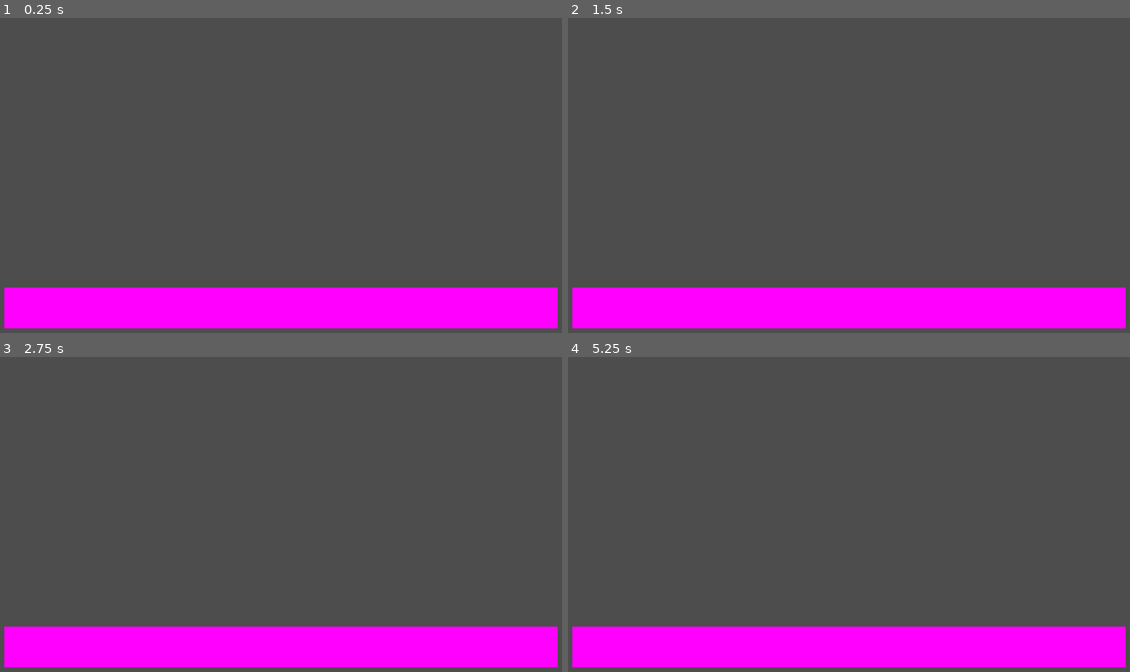
Above: before the commit, frames 1-4 (two rows, left to right).
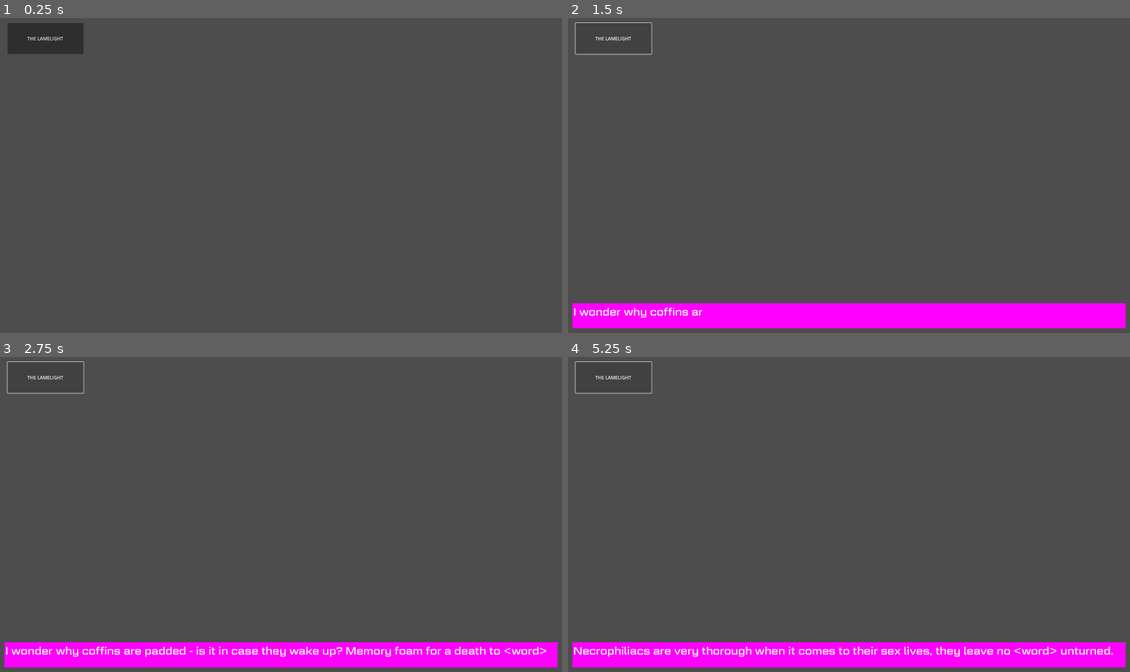
Above: after the commit, the same moments.

Repository: nany-d/the_lamelight
Game: Godot game, scene res://game/world.tscn
Two runs of this game, one before a commit and one after it. Both use one fixed random seed, a clock stepped at 60 frames per second and the inputs below.
Inputs (mouse positions are in pixels of both pictures, inside the frame that each line leads up to):
- Up to frame 1 (0.25 s): no input
- Up to frame 2 (1.5 s): click (612, 36) at 0.5 s, where only the run after the commit has a clickable "THE LAMELIGHT"; click (612, 36) at 1.25 s, where only the run after the commit has a clickable "THE LAMELIGHT"
- Up to frame 3 (2.75 s): click (44, 375) at 2 s, where only the run after the commit has a clickable "THE LAMELIGHT"
- Up to frame 4 (5.25 s): tap Enter at 3.5 s

The runs differ from the first frame. In frame 1, 14% of the frame differs, in the area x 0-100%, y 1-99%; in frame 2, 5.4%; in frame 3, 6.3%; in frame 4, 6.3%.

Commit message:
dialog logic

Diff:
--- a/scripts/Dialog.gd
+++ /dev/null
@@ -1,239 +0,0 @@
-extends Control
-
-export var dialogPath = ""
-export (float) var textSpeed = 0.05
-
-onready var timer = $Timer
-onready var character_name = $Name
-onready var text = $Text
-onready var portrait = $Portrait
-onready var indicator = $Arrow
-onready var indicatortext1 = $Arrow/RichTextLabel
-onready var indicatortext2 = $Arrow/RichTextLabel2
-onready var player = get_node("/root/World/YSort/Player")
-onready var audio = $AudioStreamPlayer
-onready var pauseMenu = get_node("/root/World/Hud/Control/PauseDialog")
-onready var ui = get_node("/root/World/CanvasLayer/Popup")
-
-var dialog
-
-var phraseNum = 0
-var finished = false
-var count = 0
-
-signal death_evasion
-
-func _ready():
-	timer.wait_time = textSpeed
-	$Kimer.start()
-
-func _process(_delta):
-	indicator.visible = finished
-	if Input.is_action_just_pressed("start") && count == 1:
-		$Kimer2.start()
-	if Input.is_action_just_pressed("attack") && visible == true:
-		if finished:
-			nextPhrase()
-		else:
-			text.visible_characters = len(text.text)
-	if Input.is_action_just_pressed("drink") && (audio.playing == true || finished == true):
-		player.state = player.states.MOVE
-		get_tree().paused = false
-		count = 0
-		emit_signal("death_evasion")
-		queue_free()
-
-func getDialog() -> Array:
-	var f = File.new()
-	assert(f.file_exists(dialogPath), "File path does not exist")
-
-	# Hellens angry dialog options
-	if dialogPath == "res://json city/intro3.json":
-		if TransitionMgr.HurtValue >= 9:
-			dialogPath = "res://json city/intro3ANGRE.json"
-	elif dialogPath == "res://json city/intro4.json":
-		if TransitionMgr.HurtValue >= 10:
-			dialogPath = "res://json city/intro4ANGRE.json"
-	elif dialogPath == "res://json city/hellenGearface.json":
-		if TransitionMgr.HurtValue >= 10:
-			dialogPath = "res://json city/hellenGearfaceANGRE.json"
-
-	# The Ending branching dialog options
-	elif dialogPath == "res://json city/puppetress.json":
-		if TransitionMgr.PlotValue >= 2:
-			dialogPath = "res://json city/puppetressWellMet.json"
-
-	f.open(dialogPath, File.READ)
-	var json = f.get_as_text()
-
-	var output = parse_json(json)
-
-	if typeof(output) == TYPE_ARRAY:
-		return output
-	else:
-		return []
-
-func nextPhrase() -> void:
-	audio.playing = true
-	player.state = player.states.IDLE
-	$Kimer3.start()
-	yield($Kimer3, "timeout")
-	count = 1
-	get_tree().paused = true
-	if phraseNum > 0:
-		indicatortext1.visible = false
-		indicatortext2.visible = false
-	if phraseNum >= len(dialog):
-		player.state = player.states.MOVE
-		get_tree().paused = false
-		count = 0
-		emit_signal("death_evasion")
-		queue_free()
-		return
-
-	finished = false
-
-	if dialog[phraseNum]["Name"] == "Hellen":
-		character_name.bbcode_text = "Mavis"
-	elif dialog[phraseNum]["Name"] == "The Puppeteer":
-		if PlayerStats.level == "Green Vales":
-			character_name.bbcode_text = "???"
-		elif PlayerStats.level == "Yellow Tree Forest" || PlayerStats.level == "Blue Tundra":
-			character_name.bbcode_text = "The Puppeteer?"
-		else:
-			character_name.bbcode_text = dialog[phraseNum]["Name"]
-	else:
-		character_name.bbcode_text = dialog[phraseNum]["Name"]
-	text.bbcode_text = dialog[phraseNum]["Text"]
-
-	text.visible_characters = 0
-
-	var f = File.new()
-	var img = dialog[phraseNum]["Name"] + dialog[phraseNum]["Emotion"] + ".png"
-	if img == "Hellenhappy.png":
-		portrait.texture = hellenHappy
-	elif img == "Hellenawkward.png":
-		portrait.texture = hellenAwkward
-	elif img == "Hellenconcerned.png":
-		portrait.texture = hellenConcerned
-	elif img == "Hellencoughing.png":
-		portrait.texture = hellenCoughing
-	elif img == "Hellendefault.png":
-		portrait.texture = hellenDefault
-	elif img == "Hellenhappy.png":
-		portrait.texture = hellenHappy
-	elif img == "Hellenhurt.png":
-		portrait.texture = hellenHurt
-	elif img == "Hellennervous.png":
-		portrait.texture = hellenNervous
-	elif img == "Hellenquestionable.png":
-		portrait.texture = hellenQuestionable
-	elif img == "Hellenscared.png":
-		portrait.texture = hellenScared
-	elif img == "Hellenshocked.png":
-		portrait.texture = hellenShocked
-	elif img == "Hellenshy.png":
-		portrait.texture = hellenShy
-	elif img == "Hellensweaty.png":
-		portrait.texture = hellenSweaty
-	elif img == "Hellenghost.png":
-		portrait.texture = hellenGhost
-	elif img == "Hellenhopeful.png":
-		portrait.texture = hellenHopeful
-	elif img == "Hellenconfused.png":
-		portrait.texture = hellenConfused
-	elif img == "Hellenpeaceful.png":
-		portrait.texture = hellenPeaceful
-	elif img == "Hellenmorose.png":
-		portrait.texture = hellenMorose
-	elif img == "Hellenmorose2.png":
-		portrait.texture = hellenMorose2
-	elif img == "Hellencrying.png":
-		portrait.texture = hellenCrying
-	elif img == "Hellenangry.png":
-		portrait.texture = hellenAngry
-	elif img == "Hellenangry2.png":
-		portrait.texture = hellenAngry2
-	elif img == "Hellenangry3.png":
-		portrait.texture = hellenAngry3
-	elif img == "Hellencrushed.png":
-		portrait.texture = hellenCrushed
-	elif img == "Hellenwinking.png":
-		portrait.texture = hellenWinking
-	elif img == "Hellendetermined.png":
-		portrait.texture = hellenDetermined
-	elif img == "Hellenlaughing.png":
-		portrait.texture = hellenLaughing
-	elif img == "Hellensmile.png":
-		portrait.texture = hellenSmile
-	elif img == "Hellenlaughingnohat.png":
-		portrait.texture = hellenLaughingnohat
-	elif img == "Hellenwnkingnohat.png":
-		portrait.texture = hellenWinkingnohat
-	elif img == "Hellenawkwardnohat.png":
-		portrait.texture = hellenAwkwardnohat
-	elif img == "Hellengearface.png":
-		portrait.texture = hellenGearface
-	elif img == "Hellengearfaceanxious.png":
-		portrait.texture = hellenGearfaceanxious
-	elif img == "Hellengearfaceangry.png":
-		portrait.texture = hellenGearfaceangry
-	elif img == "Hellengearfacesad.png":
-		portrait.texture = hellenGearfacesad
-	elif img == "Hellengearfacelesssad.png":
-		portrait.texture = hellenGearfacelesssad
-	elif img == "Hellengearfaceflinch.png":
-		portrait.texture = hellenGearfaceflinch
-	elif img == "Hellengearfacedetermined.png":
-		portrait.texture = hellenGearfacedetermined
-	elif img == "Hellengearfaceshock.png":
-		portrait.texture = hellenGearfaceshock
-	elif img == "Hellengearfacehopeful.png":
-		portrait.texture = hellenGearfacehopeful
-	elif img == "Hellengearfacehopeless.png":
-		portrait.texture = hellenGearfacehopeless
-	elif img == "Hellennoface.png":
-		portrait.texture = hellenNoface
-	elif img == "Hellennofaceanxious.png":
-		portrait.texture = hellenNofaceanxious
-	elif img == "Hellennofacenocase.png":
-		portrait.texture = hellenNofacenocase
-	elif img == "Hellennofaceangry.png":
-		portrait.texture = hellenNofaceangry
-	elif img == "The Puppeteerdefault.png":
-		portrait.texture = puppetDefault
-	elif img == "The Puppeteergrin.png":
-		portrait.texture = puppetGrin
-	elif img == "The Puppeteersad.png":
-		portrait.texture = puppetSad
-	elif img == "The Puppeteersadder.png":
-		portrait.texture = puppetSadder
-	elif img == "The Puppeteerragret.png":
-		portrait.texture = puppetRagret
-	elif img == "The Puppeteerragretcracked.png":
-		portrait.texture = puppetRagretcracked
-	elif img == "The Puppeteernohat.png":
-		portrait.texture = puppetNohat
-	elif img == "The Puppeteernohatlook.png":
-		portrait.texture = puppetNohatlook
-	else:
-		portrait.texture = null
-
-	while text.visible_characters < len(text.text):
-		text.visible_characters += 1
-
-		timer.start()
-		yield(timer, "timeout")
-
-	audio.playing = false
-	finished = true
-	phraseNum += 1
-	return
-
-func _on_Kimer_timeout():
-	dialog = getDialog()
-	assert(dialog, "Dialog not found")
-
-func _on_Kimer2_timeout():
-	pauseMenu.visible = false
-	ui.visible = true
--- /dev/null
+++ b/scripts/joke.gd
@@ -0,0 +1,61 @@
+extends Control
+
+@export var dialog_path = ""
+@export var text_speed: float = 0.005
+
+@onready var timer = $CharDelay
+@onready var text = $JokeText
+@onready var audio = $Speak
+@onready var load_delay = $LoadTimer
+
+var dialog
+
+var joke_number = 0
+var finished = false
+
+
+func _ready():
+	timer.wait_time = text_speed
+	load_delay.start()
+
+
+func get_dialog() -> Array:
+	var file = FileAccess.open(dialog_path,FileAccess.READ)
+	var json = file.get_as_text()
+
+	var json_object = JSON.new()
+	var error = json_object.parse(json)
+
+	if error == OK:
+		var data_received = json_object.data
+		if typeof(data_received) == TYPE_ARRAY:
+			return data_received
+		else:
+			return []
+	else:
+		return []
+
+
+func next_phrase() -> void:
+	audio.playing = true
+
+	finished = false
+
+	text.bbcode_text = dialog[joke_number]["joke"]
+
+	text.visible_characters = 0
+
+	while text.visible_characters < len(text.text):
+		text.visible_characters += 1
+
+		timer.start()
+		await timer.timeout
+
+	audio.playing = false
+	finished = true
+	joke_number += 1
+	return
+
+
+func _on_load_timer_timeout():
+	dialog = get_dialog()
--- /dev/null
+++ b/ui/joke.tscn
@@ -0,0 +1,42 @@
+[gd_scene load_steps=4 format=3 uid="uid://54wnwx4g0420"]
+
+[ext_resource type="Script" path="res://scripts/joke.gd" id="1_ysgxy"]
+[ext_resource type="FontFile" uid="uid://b5o8wevdfhext" path="res://ui/fonts/Geom Graphic W03 Regular.ttf" id="2_t2wkk"]
+
+[sub_resource type="PlaceholderTexture2D" id="PlaceholderTexture2D_uotc2"]
+
+[node name="Joke" type="Control"]
+layout_mode = 3
+anchors_preset = 0
+offset_right = 40.0
+offset_bottom = 40.0
+script = ExtResource("1_ysgxy")
+dialog_path = "res://json/jokes.json"
+
+[node name="JokeBackground" type="TextureRect" parent="."]
+layout_mode = 0
+offset_left = 50.0
+offset_top = 997.0
+offset_right = 1952.0
+offset_bottom = 1084.0
+texture = SubResource("PlaceholderTexture2D_uotc2")
+
+[node name="JokeText" type="RichTextLabel" parent="."]
+layout_mode = 0
+offset_left = 53.0
+offset_top = 1005.0
+offset_right = 1949.0
+offset_bottom = 1076.0
+theme_override_fonts/normal_font = ExtResource("2_t2wkk")
+theme_override_font_sizes/normal_font_size = 36
+
+[node name="CharDelay" type="Timer" parent="."]
+one_shot = true
+
+[node name="Speak" type="AudioStreamPlayer2D" parent="."]
+
+[node name="LoadTimer" type="Timer" parent="."]
+wait_time = 0.2
+one_shot = true
+
+[connection signal="timeout" from="LoadTimer" to="." method="_on_load_timer_timeout"]
--- /dev/null
+++ b/ui/ui.gd
@@ -0,0 +1,18 @@
+extends Control
+
+@onready var joke = $Joke
+
+# Called when the node enters the scene tree for the first time.
+func _ready():
+	joke.visible = false
+	pass
+
+
+# Called every frame. 'delta' is the elapsed time since the previous frame.
+func _process(_delta):
+	pass
+
+
+func _on_button_pressed():
+	joke.visible = true
+	joke.next_phrase()
--- a/ui/ui.tscn
+++ b/ui/ui.tscn
@@ -1,17 +1,23 @@
-[gd_scene load_steps=2 format=3 uid="uid://b1gsy3w58nksa"]
+[gd_scene load_steps=3 format=3 uid="uid://b1gsy3w58nksa"]
 
-[sub_resource type="PlaceholderTexture2D" id="PlaceholderTexture2D_uotc2"]
+[ext_resource type="PackedScene" uid="uid://54wnwx4g0420" path="res://ui/joke.tscn" id="1_4hwai"]
+[ext_resource type="Script" path="res://ui/ui.gd" id="1_mobdp"]
 
 [node name="UI" type="Control"]
 layout_mode = 3
 anchors_preset = 0
 offset_right = 40.0
 offset_bottom = 40.0
+script = ExtResource("1_mobdp")
 
-[node name="TextureRect" type="TextureRect" parent="."]
+[node name="Joke" parent="." instance=ExtResource("1_4hwai")]
+
+[node name="Button" type="Button" parent="."]
 layout_mode = 0
-offset_left = 50.0
-offset_top = 944.0
-offset_right = 1952.0
-offset_bottom = 1084.0
-texture = SubResource("PlaceholderTexture2D_uotc2")
+offset_left = 61.0
+offset_top = 32.0
+offset_right = 322.0
+offset_bottom = 139.0
+text = "THE LAMELIGHT"
+
+[connection signal="pressed" from="Button" to="." method="_on_button_pressed"]
Renamed: jokes.json -> json/jokes.json
Not shown, changed: .gitignore
